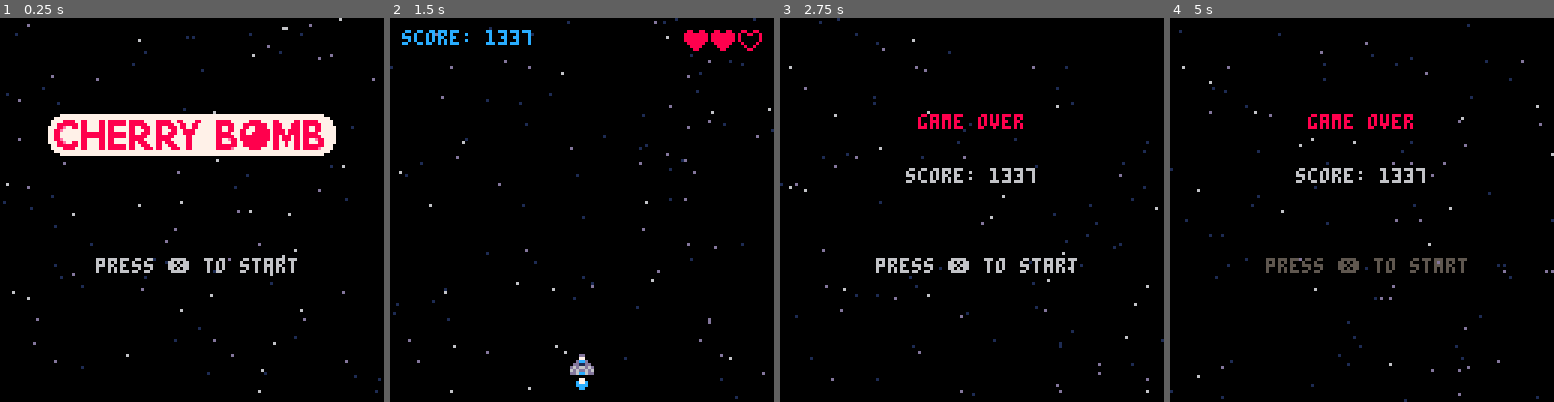
Above: before the commit, frames 1-4 (left to right).
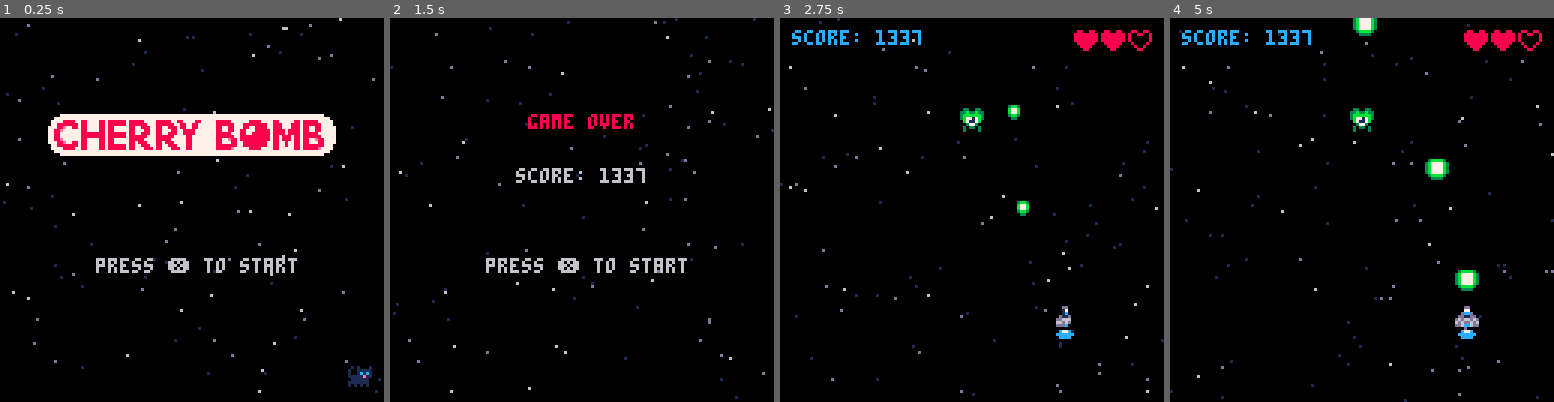
Above: after the commit, the same moments.

Repository: salty-max/pico-8
Game: PICO-8 cartridge carts/cherry/cherry.p8
Same seed, same stepped clock (60 frames per second), same inputs: the game is played once before the commit and once after it.
Inputs:
- Up to frame 1 (0.25 s): no input
- Up to frame 2 (1.5 s): tap X (X key) at 0.33, 1.07 s; tap O (Z key) at 0.7 s
- Up to frame 3 (2.75 s): hold Right 1.6-2.1 s; tap O (Z key) at 1.7, 2.1, 2.5 s; tap X (X key) at 1.85 s; hold Up 2.15-2.42 s; hold Right from 2.47 s (still down)
- Up to frame 4 (5 s): tap O (Z key) every 0.4 s from 2.9 to 4.9 s; tap X (X key) at 2.97, 4.08 s; release Right at 3.03 s; hold Left 3.08-3.58 s; hold Down 3.63-3.97 s; hold Right 4.02-4.68 s; hold Up from 4.73 s (still down)

The runs differ from the first frame. In frame 1, 0.2% of the frame differs, in the area x 90-97%, y 90-97%; in frame 2, 3.3%; in frame 3, 3.6%; in frame 4, 4.4%, in the area x 3-97%, y 0-84%.

Commit message:
chb: spawns mob

Diff:
--- a/carts/cherry/cherry.p8
+++ b/carts/cherry/cherry.p8
@@ -8,6 +8,7 @@
 #include src/draw.lua
 #include src/juice.lua
 #include src/ship.lua
+#include src/mobs.lua
 
 
 
--- a/carts/cherry/src/draw.lua
+++ b/carts/cherry/src/draw.lua
@@ -2,6 +2,7 @@
   cls(0)
   draw_starfield()
   draw_ship()
+  draw_mobs()
   draw_bullets()
   draw_ui()
 end
@@ -13,6 +14,12 @@
 
   spr(ship_spr, ship_x, ship_y)
   spr(ship_flm[flm_idx], ship_x, ship_y + 7)
+end
+
+function draw_mobs()
+  for m in all(mobs) do
+    spr(m.anm[m.spr], m.x, m.y)
+  end
 end
 
 function draw_bullets()
--- a/carts/cherry/src/main.lua
+++ b/carts/cherry/src/main.lua
@@ -24,7 +24,8 @@
   bul = {}
   bul_spd = 2
 
-
+  mobs= {}
+  make_mob(60, 30)
 
   score = 1337
   lives = 2
--- /dev/null
+++ b/carts/cherry/src/mobs.lua
@@ -0,0 +1,8 @@
+function make_mob(x, y)
+  add(mobs, {
+    x = x,
+    y = y,
+    spr = 1,
+    anm = {128, 129, 130, 131}
+  })
+end
--- a/carts/cherry/src/update.lua
+++ b/carts/cherry/src/update.lua
@@ -2,12 +2,13 @@
   a_t += 1
   update_starfield()
   update_ship()
+  update_mobs()
   update_bullets()
 end
 
 function update_bullets()
   for b in all(bul) do
-    if b.y < -7 then
+    if b.y < -8 then
       del(bul, b)
     end
     b.y -= bul_spd
@@ -20,16 +21,22 @@
   shoot()
 
   -- react flame animation
-  flm_idx = 1 + flr((a_t / 2) % #ship_flm)
+  flm_idx = 1 + flr((a_t / 4) % #ship_flm)
 
   -- muzzle flash
   if muzzle > 0 then
     muzzle -= 1
   end
 
-  if btnp(4) then
+  if btnp(5) then
     _upd = update_gover
     _drw = draw_gover
+  end
+end
+
+function update_mobs()
+  for m in all(mobs) do
+    m.spr = 1 + flr((a_t / 12) % #m.anm)
   end
 end
 
Not shown, changed: 34 lines of the sprite sheet (__gfx__) section of carts/cherry/cherry.p8
